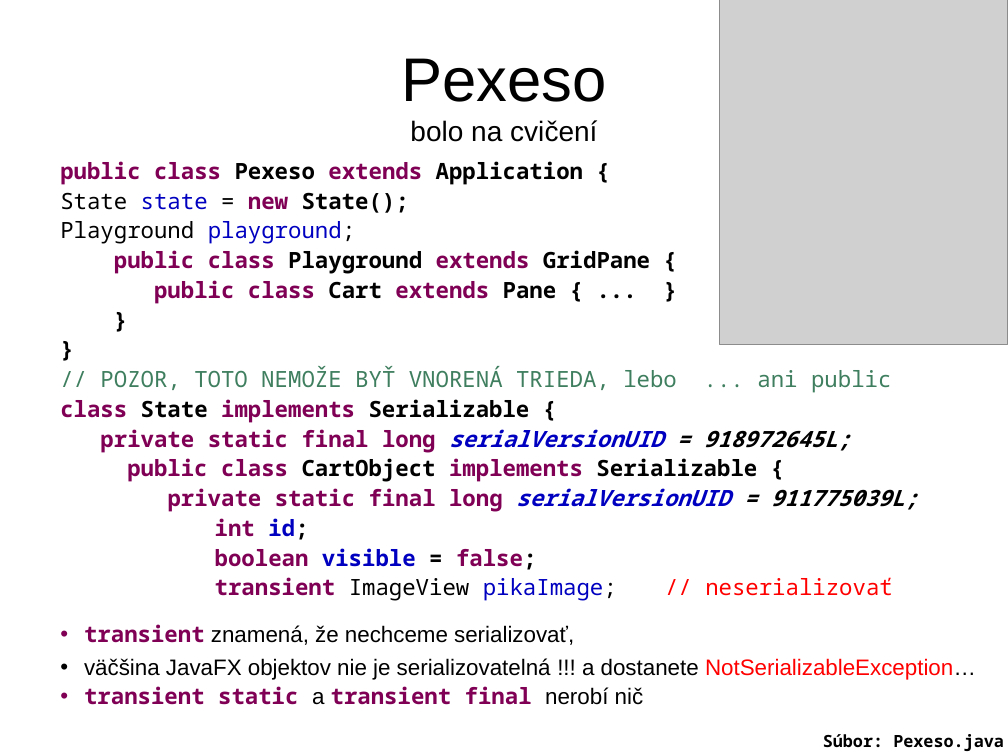
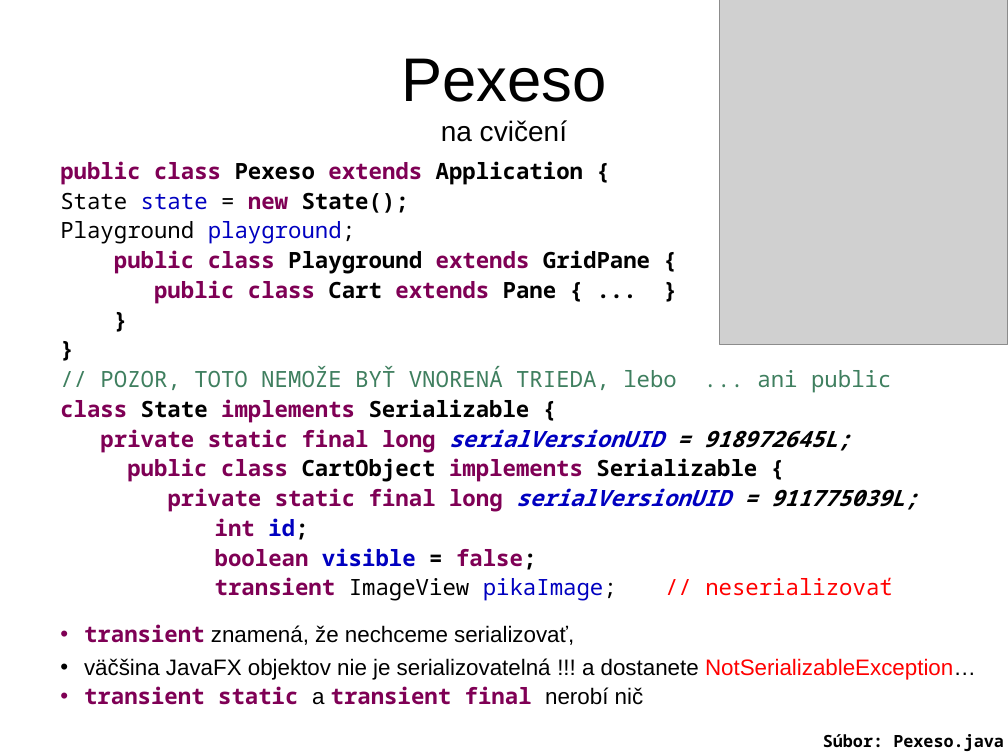
Before and after one commit to Programovanie4/Prednasky, a slide deck: slide 3 of 12/12_java.ppt. Drawn at 1008x756 pixels with LibreOffice and Linux fonts; fonts in the diff are those of the drawing; grey boxes stand for pictures. Boxes give left, top, right and bottom in pixels: in the first picture for what was removed or moved away, otherwise in the second. Text is boxed around its words. In the diff, an @@ line names an element or a change of style, - is before the commit and + after.

```diff
--- a/12/12_java.ppt
+++ b/12/12_java.ppt
@@ title at bbox=[401, 58, 606, 142]: text changed @@
-Pexeso
-bolo na cvičení
+Pexeso
+na cvičení
```
Also in this commit, not shown: 5 other files.
